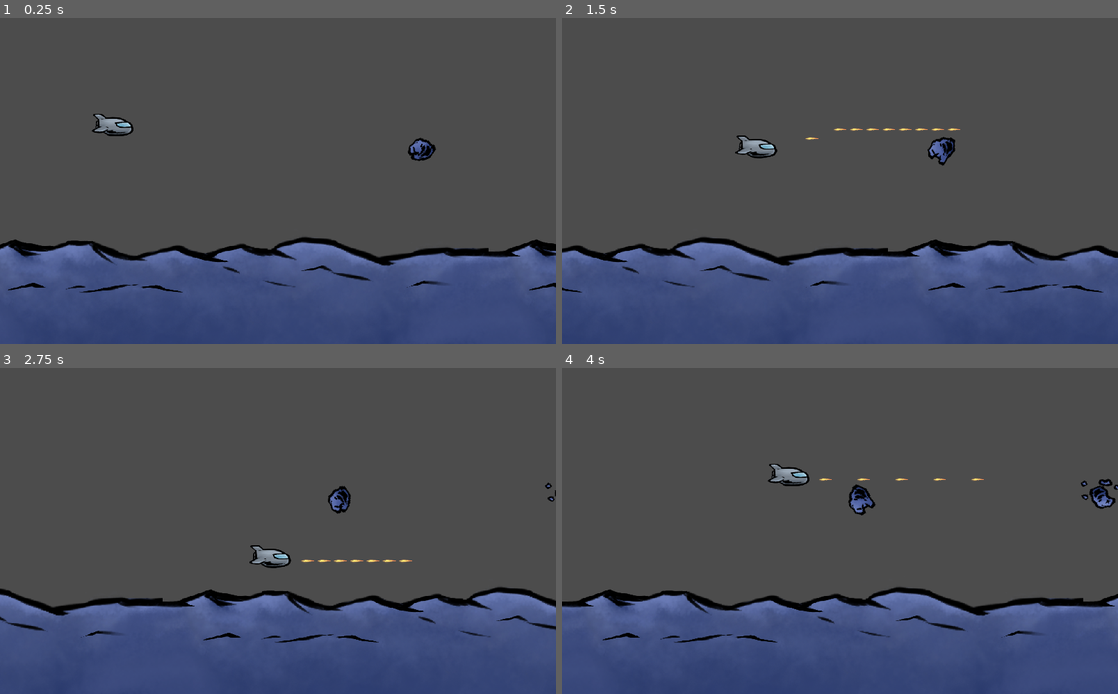
Above: before the commit, frames 1-4 (two rows, left to right).
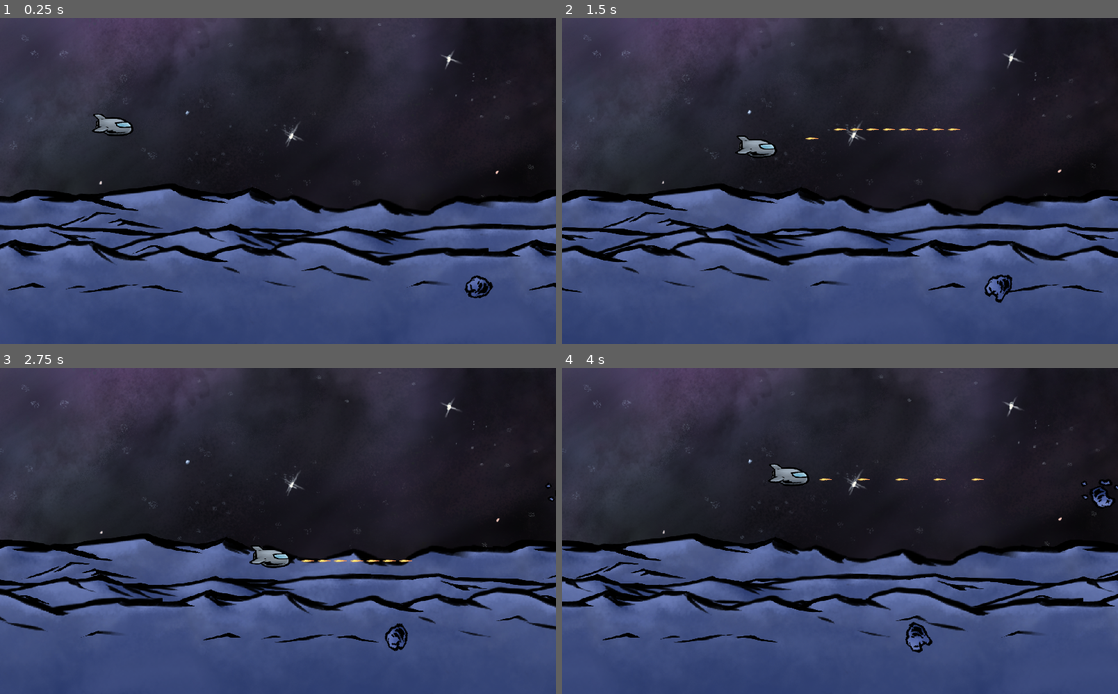
Above: after the commit, the same moments.

Repository: chapmanh/Terraformia
Game: Godot game, scene res://MainScenes/Game.tscn
The game is run twice, just before and just after one commit, with the same random seed, the same clock (stepped at 60 frames per second) and the same inputs.
Inputs (mouse positions are in pixels of both pictures, inside the frame that each line leads up to):
- Up to frame 1 (0.25 s): no input
- Up to frame 2 (1.5 s): move the mouse to (962, 164) at 0.52 s; press the mouse at (962, 164) at 0.53 s; hold Right (game_right) 0.53-1.28 s; move the mouse to (728, 197) at 1.27 s; release the mouse at (728, 197) at 1.28 s; hold S (game_down) from 1.28 s (still down); click (728, 197) at 1.35 s
- Up to frame 3 (2.75 s): move the mouse to (333, 459) at 2.02 s; release S (game_down) at 2.03 s; press the mouse at (333, 459) at 2.03 s; hold Right (game_right) from 2.03 s (still down)
- Up to frame 4 (4 s): move the mouse to (812, 596) at 2.77 s; release Right (game_right) at 2.78 s; release the mouse at (812, 596) at 2.78 s; hold W (game_up) 2.78-3.53 s; click (812, 596) at 2.85 s; move the mouse to (1006, 579) at 3.52 s; press the mouse at (1006, 579) at 3.53 s; hold A (game_left) from 3.53 s (still down)

The runs differ from the first frame. In frame 1, 61% of the frame differs, in the area x 0-100%, y 0-87%; in frame 2, 62%, in the area x 0-100%, y 0-88%; in frame 3, 61%; in frame 4, 61%.

Commit message:
Star background implemented

Diff:
--- /dev/null
+++ b/Moonshot/FGBG/Background/Background_Distant.gd
@@ -0,0 +1,15 @@
+extends Node2D
+
+var rotation_rate: float = 0.1
+# Declare member variables here. Examples:
+# var a: int = 2
+# var b: String = "text"
+
+
+func _process(delta: float) -> void:
+	rotation_degrees -= rotation_rate * delta
+
+
+# Called every frame. 'delta' is the elapsed time since the previous frame.
+#func _process(delta: float) -> void:
+#	pass
--- /dev/null
+++ b/Moonshot/FGBG/Background/Background_Distant.tscn
@@ -0,0 +1,10 @@
+[gd_scene load_steps=2 format=2]
+
+[ext_resource path="res://Assets/Backgrounds/Stars.png" type="Texture" id=1]
+
+[node name="Background_Distant" type="Node2D"]
+
+[node name="Sprite" type="Sprite" parent="."]
+position = Vector2( 512, 300 )
+scale = Vector2( 1.1, 1.1 )
+texture = ExtResource( 1 )
--- /dev/null
+++ b/Moonshot/FGBG/Background/Background_Distant_Static.tscn
@@ -0,0 +1,10 @@
+[gd_scene load_steps=2 format=2]
+
+[ext_resource path="res://Assets/Backgrounds/Stars.png" type="Texture" id=1]
+
+[node name="Background_Distant" type="Node2D"]
+
+[node name="Sprite" type="Sprite" parent="."]
+position = Vector2( 512, 300 )
+scale = Vector2( 0.6, 0.6 )
+texture = ExtResource( 1 )
--- a/Moonshot/MainScenes/Game.tscn
+++ b/Moonshot/MainScenes/Game.tscn
@@ -7,6 +7,9 @@
 [ext_resource path="res://Assets/AUDIO/AUDIO PROJECT FILES/dalpea naivas LOOP.wav" type="AudioStream" id=5]
 [ext_resource path="res://FGBG/Background/Background_2.tscn" type="PackedScene" id=6]
 [ext_resource path="res://FGBG/Background/Background_3.tscn" type="PackedScene" id=7]
+[ext_resource path="res://FGBG/Background/Background_Distant.tscn" type="PackedScene" id=8]
+[ext_resource path="res://FGBG/Background/Background_Distant.gd" type="Script" id=9]
+[ext_resource path="res://FGBG/Background/Background_Distant_Static.tscn" type="PackedScene" id=10]
 
 [sub_resource type="Curve2D" id=1]
 _data = {
@@ -16,11 +19,15 @@
 [node name="Game" type="Node2D"]
 script = ExtResource( 4 )
 
-[node name="Background_3" parent="." instance=ExtResource( 7 )]
+[node name="Background_Distant" parent="." instance=ExtResource( 8 )]
+script = ExtResource( 9 )
+
+[node name="Background_Distant_Static" parent="." instance=ExtResource( 10 )]
 visible = false
 
+[node name="Background_3" parent="." instance=ExtResource( 7 )]
+
 [node name="Background_2" parent="." instance=ExtResource( 6 )]
-visible = false
 
 [node name="Background_1" parent="." instance=ExtResource( 2 )]
 
@@ -28,7 +35,7 @@
 position = Vector2( 207.198, 196.998 )
 
 [node name="Meteor" parent="." instance=ExtResource( 1 )]
-position = Vector2( 791.979, 241.843 )
+position = Vector2( 896.941, 494.796 )
 
 [node name="MobPathRight" type="Path2D" parent="."]
 curve = SubResource( 1 )
--- a/Moonshot/project.godot
+++ b/Moonshot/project.godot
@@ -111,6 +111,7 @@
 2d_physics/layer_2="enemy"
 2d_physics/layer_3="player_projectile"
 2d_physics/layer_4="enemy_projectile"
+2d_physics/layer_5="Floor"
 
 [rendering]
 
Binary file added: Moonshot/Assets/Backgrounds/Stars.png
Not shown, added: Moonshot/Assets/Backgrounds/Stars.png.import
Not shown: 1 places in Moonshot/MainScenes/Game.tscn that only renumber resources
